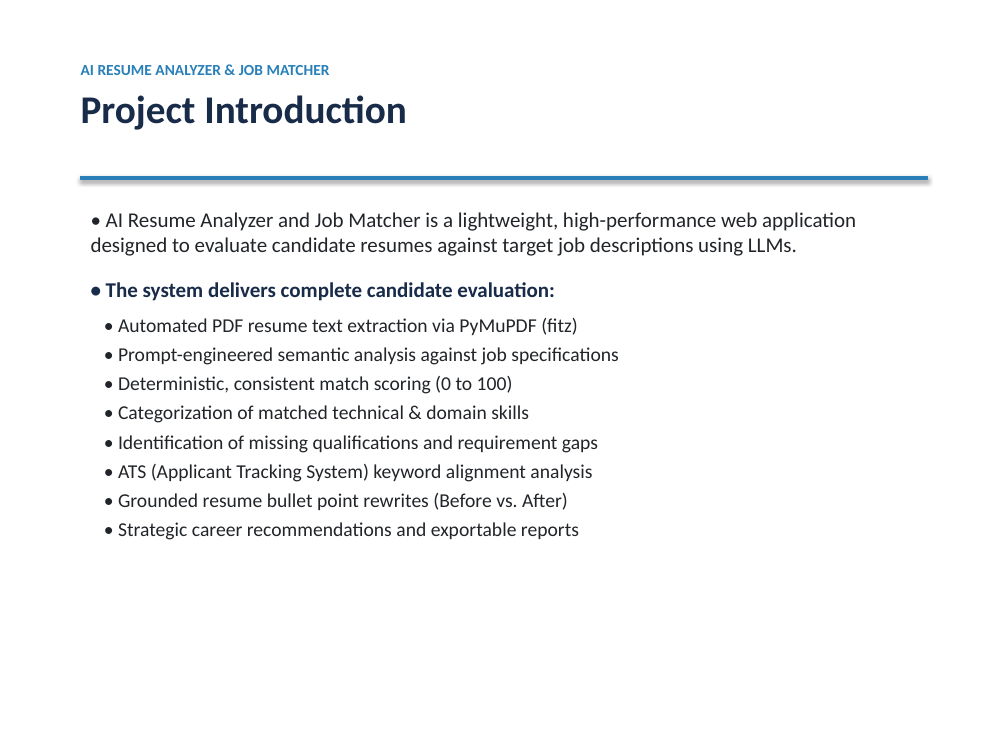
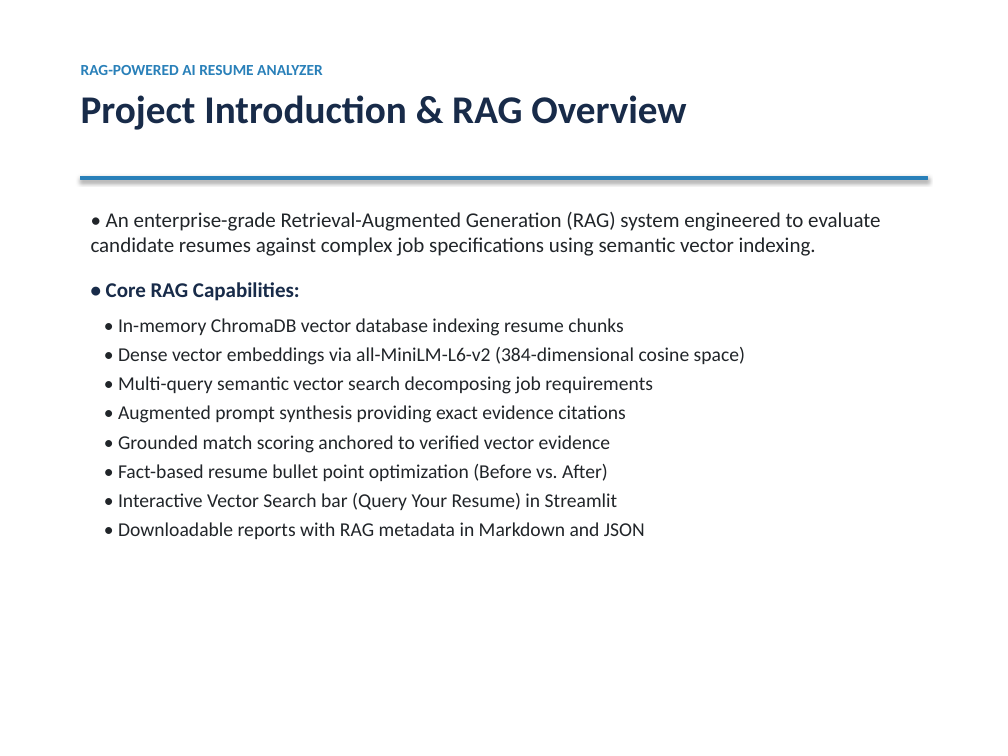
Before and after one commit to Roshan8555/AI-Resume-Analyzer-and-Job-Matcher, a slide deck: slide 2 of AI_Resume_Analyzer_Presentation.pptx. Drawn at 1008x756 pixels with LibreOffice and Linux fonts; fonts in the diff are those of the drawing. Boxes give left, top, right and bottom in pixels: in the first picture for what was removed or moved away, otherwise in the second. Text is boxed around its words. In the diff, an @@ line names an element or a change of style, - is before the commit and + after.

Commit message:
Convert project to full RAG architecture with ChromaDB vector store, dense embeddings, and semantic retrieval

```diff
--- a/AI_Resume_Analyzer_Presentation.pptx
+++ b/AI_Resume_Analyzer_Presentation.pptx
@@ text at <box>81,65,686,130</box>: text changed; size 11 to 28 pt; text colour #2980B9 to #182B49 @@
-AI RESUME ANALYZER & JOB MATCHER
-Project Introduction
+RAG-POWERED AI RESUME ANALYZER
+Project Introduction & RAG Overview
@@ text at <box>91,212,881,539</box>: text changed @@
-• AI Resume Analyzer and Job Matcher is a lightweight, high-performance web application designed to evaluate candidate resumes against target job descriptions using LLMs.
-• The system delivers complete candidate evaluation:
-• Automated PDF resume text extraction via PyMuPDF (fitz)
-• Prompt-engineered semantic analysis against job specifications
-• Deterministic, consistent match scoring (0 to 100)
-• Categorization of matched technical & domain skills
-• Identification of missing qualifications and requirement gaps
-• ATS (Applicant Tracking System) keyword alignment analysis
-• Grounded resume bullet point rewrites (Before vs. After)
-• Strategic career recommendations and exportable reports
+• An enterprise-grade Retrieval-Augmented Generation (RAG) system engineered to evaluate candidate resumes against complex job specifications using semantic vector indexing.
+• Core RAG Capabilities:
+• In-memory ChromaDB vector database indexing resume chunks
+• Dense vector embeddings via all-MiniLM-L6-v2 (384-dimensional cosine space)
+• Multi-query semantic vector search decomposing job requirements
+• Augmented prompt synthesis providing exact evidence citations
+• Grounded match scoring anchored to verified vector evidence
+• Fact-based resume bullet point optimization (Before vs. After)
+• Interactive Vector Search bar (Query Your Resume) in Streamlit
+• Downloadable reports with RAG metadata in Markdown and JSON
```
Also in this commit, not shown: 7 other slides changed, 2 slides added, 2 slides removed, 10 other files.
